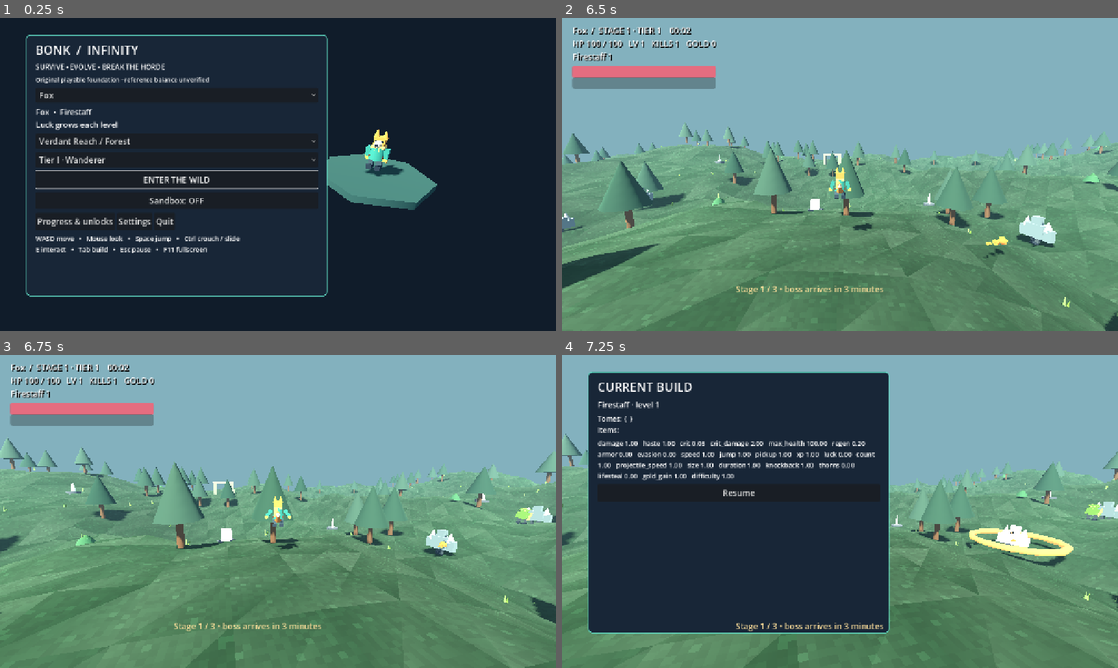
Above: before the commit, frames 1-4 (two rows, left to right).
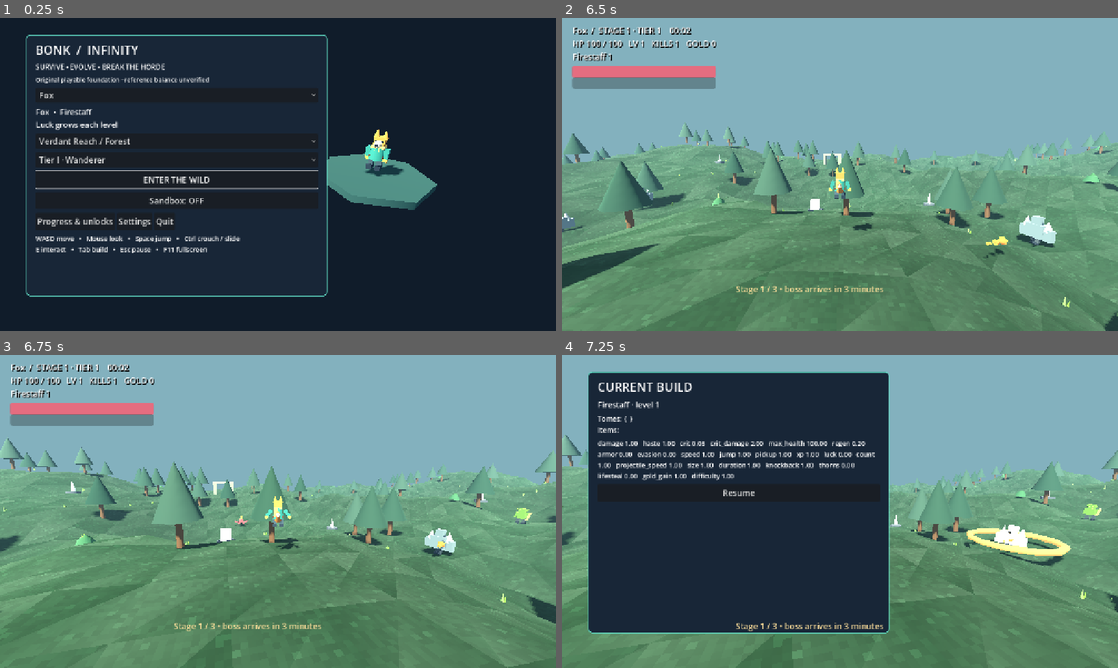
Above: after the commit, the same moments.

Repository: Hazmire/MegaClonk
Game: Godot game, scene res://scenes/main/main.tscn
Two runs of this game, one before a commit and one after it. Both use one fixed random seed, a clock stepped at 60 frames per second and the inputs below.
Inputs (mouse positions are in pixels of both pictures, inside the frame that each line leads up to):
- Up to frame 1 (0.25 s): no input
- Up to frame 2 (6.5 s): click "ENTER THE WILD" at 0.5 s; tap Enter at 1.25, 4.25 s; move the mouse to (867, 174) at 1.27 s; hold W (forward) 1.28-2 s; hold Ctrl (crouch) 1.28-2 s; tap Space (jump) at 1.52, 1.82, 3.02, 3.05, 3.32, 3.5, 3.6, 5, 5.27, 5.3, 5.57, 6.02, 6.32 s; tap Tab (inspect) at 1.55, 2.85 s; click "Resume" at 2 s; move the mouse to (812, 174) at 2.77 s; hold W (forward) 2.78-3.53 s; move the mouse to (895, 105) at 3.52 s; hold D (right) 3.53-4.25 s; hold Ctrl (crouch) 3.53-4.25 s; drag from (812, 237) to (673, 127) at 4.27 s; move the mouse to (1006, 221) at 5.02 s; hold A (left) 5.03-5.78 s; hold Tab (inspect) 5.03-5.78 s; tap Escape (ui_cancel) at 5.65 s; move the mouse to (795, 171) at 5.77 s; hold W (forward) from 5.78 s (still down); tap E (interact) at 5.85 s; tap Ctrl (crouch) at 6.05 s
- Up to frame 3 (6.75 s): keep holding W (forward); move the mouse to (283, 511) at 6.52 s; hold Ctrl (crouch) from 6.53 s (still down)
- Up to frame 4 (7.25 s): keep holding W (forward); keep holding Ctrl (crouch); tap Tab (inspect) at 6.8 s

Frames 1-2 are identical in both runs. In frame 3, 2.0% of the frame differs, in the area x 0-100%, y 28-100%; in frame 4, 1.7%.

Commit message:
Preserve airborne slide energy and animate pooled impact debris

Diff:
--- a/scripts/core/game.gd
+++ b/scripts/core/game.gd
@@ -965,6 +965,9 @@
 func update_effects(delta: float) -> void:
  for i in range(effects.size()-1,-1,-1):
   effects[i].life-=delta
+  if effects[i].has("velocity"):
+   effects[i].velocity+=Vector3.DOWN*delta*6
+   effects[i].node.position+=effects[i].velocity*delta
   if effects[i].get("death",false):
    effects[i].node.rotation.z+=delta*3
    effects[i].node.position.y-=delta*0.8
@@ -1355,7 +1358,7 @@
  for i in mini(count,maxi(0,80-effects.size())):
   var node=pool.acquire("spark"+color.to_html(),ModelBuilder.cone(0.06,0.28),color,pos+Vector3(rng.randf_range(-0.4,0.4),rng.randf_range(0,0.5),rng.randf_range(-0.4,0.4)))
   node.rotation=Vector3(rng.randf()*PI,0,rng.randf()*TAU)
-  effects.append({"node":node,"life":0.22})
+  effects.append({"node":node,"life":0.22,"velocity":Vector3(rng.randf_range(-3,3),rng.randf_range(1,4),rng.randf_range(-3,3))})
 func telegraph(pos: Vector3, radius: float, duration: float, color: Color) -> void:
  var ring=TorusMesh.new()
  ring.inner_radius=maxf(0.1,radius-0.12)
--- a/scripts/player/controller.gd
+++ b/scripts/player/controller.gd
@@ -110,10 +110,7 @@
    if direction.length_squared()>0.1: horizontal=horizontal.lerp(direction*horizontal.length(),delta*2)
   else: horizontal=horizontal.move_toward(target,(ground_acceleration if input.length()>0 else ground_friction)*delta)
  else:
-  # Air steering cannot remove existing forward momentum simply by releasing input.
-  var along=horizontal.dot(direction)
-  if direction.length_squared()>0.01:
-   horizontal+=direction*minf(air_control*delta,maxf(0,9*stats.speed-along))
+  horizontal=air_velocity(horizontal,direction,delta)
  velocity.x=horizontal.x
  velocity.z=horizontal.z
  if is_on_floor():
@@ -143,3 +140,11 @@
  if animation in ["idle","run"] and horizontal.length()<3 and absf(angle_difference(previous,avatar.rotation.y))>0.04: animation="turn"
  last_facing=avatar.rotation.y
  if avatar.has_method("animate"): avatar.animate(animation,horizontal.length(),delta)
+
+func air_velocity(horizontal: Vector3, direction: Vector3, delta: float) -> Vector3:
+ if direction.length_squared()<0.01: return horizontal
+ # Steering may redirect carried slide speed; it cannot mint extra kinetic energy.
+ var speed_limit=maxf(horizontal.length(),9.0*stats.speed)
+ var along=horizontal.dot(direction)
+ horizontal+=direction*minf(air_control*delta,maxf(0,9*stats.speed-along))
+ return horizontal.limit_length(speed_limit)
--- a/tests/overhaul.gd
+++ b/tests/overhaul.gd
@@ -55,6 +55,7 @@
  verify(p.velocity.y>0 and Vector3(p.velocity.x,0,p.velocity.z).length()>before*0.8,"Slide jump preserves horizontal momentum")
  Input.action_release("forward"); Input.action_release("crouch")
  var v=Vector3(0,0,-10)
+ verify(is_equal_approx(p.air_velocity(Vector3(0,0,-17),Vector3.RIGHT,0.1).length(),17),"Air steering redirects slide momentum without adding speed")
  var flat=p.slide_velocity(v,Vector3.UP,Vector3.ZERO,0.1)
  var downhill=p.slide_velocity(v,Vector3(0,cos(0.4),-sin(0.4)),Vector3.ZERO,0.1)
  var uphill=p.slide_velocity(v,Vector3(0,cos(0.4),sin(0.4)),Vector3.ZERO,0.1)
Not shown, changed: TODO.md
Not shown, changed: VALIDATION.md
